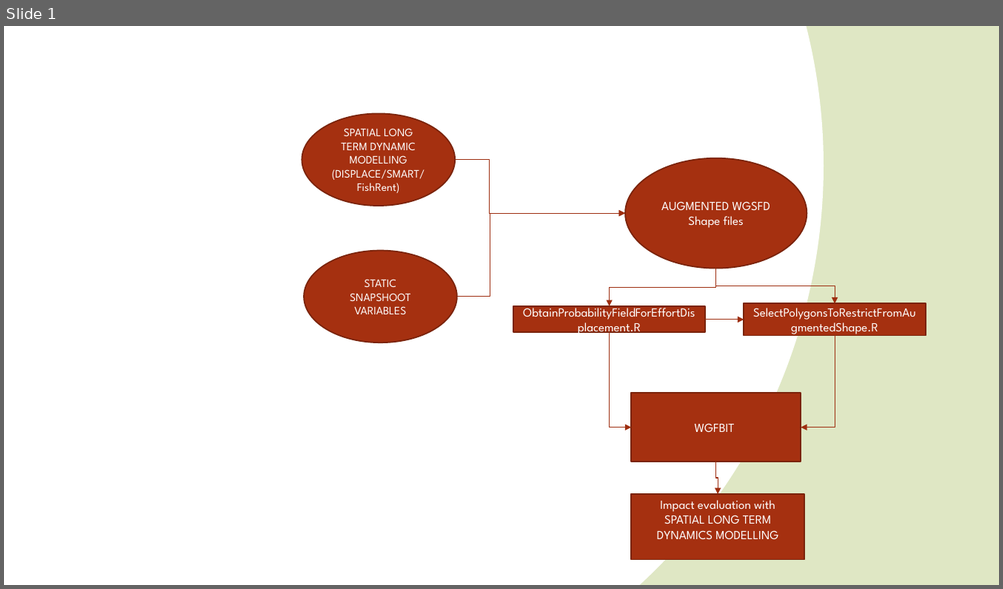
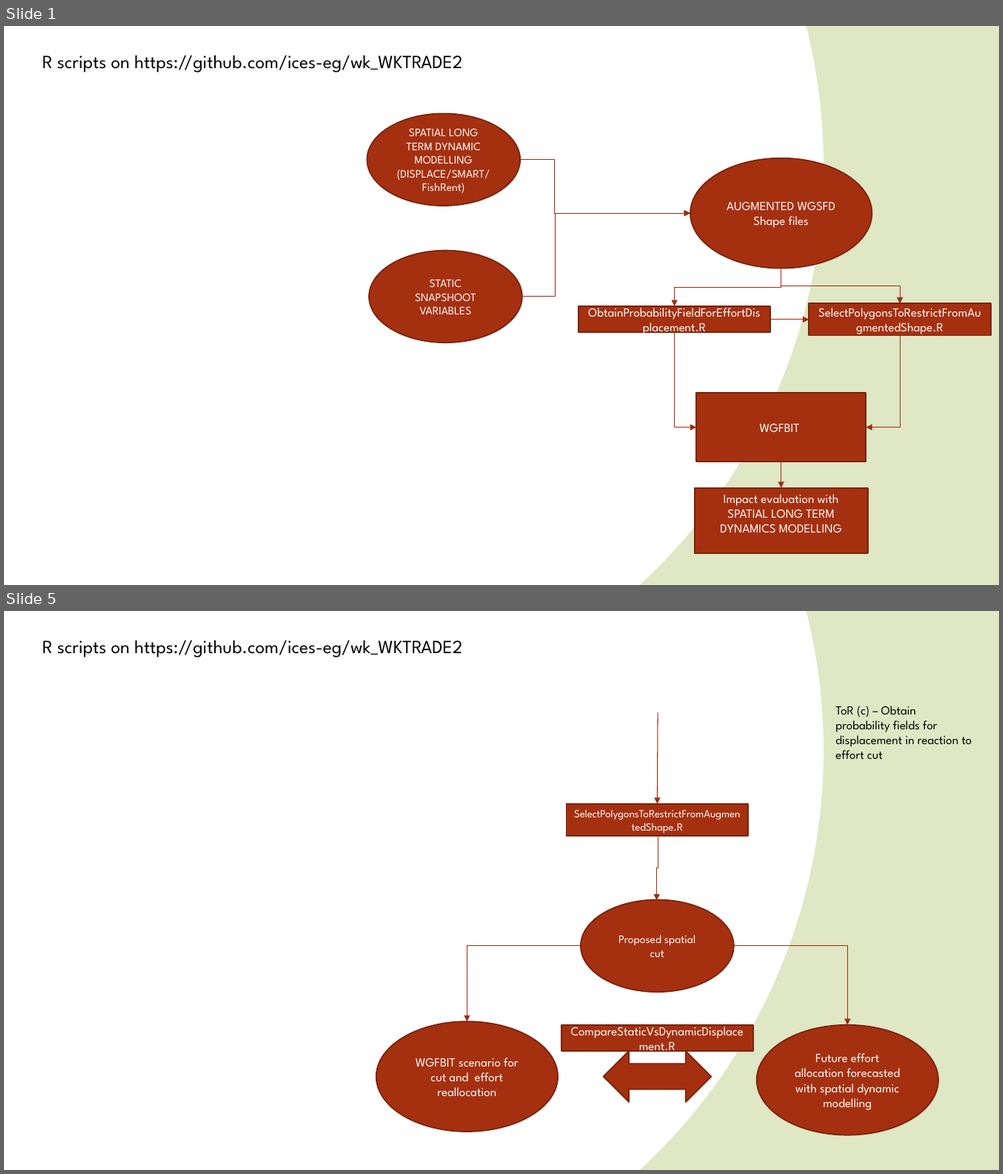
Before and after one commit to ices-eg/wk_WKTRADE2, a slide deck: WKTRADE2_R_workflow.pptx. Shown one above the other, each under a label of ours: slide 1 before the commit, slides 1 and 5 after it; the slides between them are not shown. The pictures are 1003x589 and 1003x1174 pixels, drawn with LibreOffice and Linux fonts; fonts in the diff are those of the drawing. Boxes give left, top, right and bottom in pixels: in the first picture for what was removed or moved away, otherwise in the second. Text is boxed around its words. In the diff, an @@ line names an element or a change of style, - is before the commit and + after.

Commit message:
Adding a comparison for effort displacement based static vs dynamic view

```diff
--- a/WKTRADE2_R_workflow.pptx
+++ b/WKTRADE2_R_workflow.pptx
@@ slide 5 added at (4,611,999,1170), background gradient #FFFFFF to #DFE8C4 @@
@@ text added at (42,640,462,658), 18 pt, text #000000 @@
+R scripts on https://github.com/ices-eg/wk_WKTRADE2
@@ arrow added from (657, 713) to (657, 804), #9E2E0F 0.75 pt @@
@@ text added at (835,706,972,759), 12 pt, text #000000 @@
+ToR (c) – Obtain
+probability fields for displacement in reaction to effort cut
@@ rectangle added at (566,804,748,836), fill #A53010, outline #7A240C 1.25 pt, 10.5 pt, text #FFFFFF @@
+SelectPolygonsToRestrictFromAugmentedShape.R
@@ elbow arrow added from (657, 836) to (657, 900), #9E2E0F 0.75 pt @@
@@ ellipse added at (580,900,734,992), fill #A53010, outline #7A240C 1.25 pt, 11 pt, text #FFFFFF @@
+Proposed spatial cut
@@ elbow arrow added from (580, 946) to (466, 1022), #9E2E0F 0.75 pt @@
@@ elbow arrow added from (734, 946) to (847, 1025), #9E2E0F 0.75 pt @@
@@ ellipse added at (376,1022,558,1133), fill #A53010, outline #7A240C 1.25 pt, 12 pt, text #FFFFFF @@
+WGFBIT scenario for cut and effort reallocation
@@ rectangle added at (561,1025,753,1051), fill #A53010, outline #7A240C 1.25 pt, 12 pt, text #FFFFFF @@
+CompareStaticVsDynamicDisplacement.R
@@ ellipse added at (757,1025,938,1136), fill #A53010, outline #7A240C 1.25 pt, 12 pt, text #FFFFFF @@
+Future effort allocation forecasted with spatial dynamic modelling
@@ left right arrow added at (603,1051,711,1102), fill #A53010, outline #7A240C 1.25 pt @@
@@ slide 1 changed as well @@
@@ text added at (42,55,462,73), 18 pt, text #000000 @@
+R scripts on https://github.com/ices-eg/wk_WKTRADE2
@@ 3 elbow arrows, 1 rectangle: place and size @@
-3 elbow arrows, 1 rectangle at (514,269,743,427)
+3 elbow arrows, 1 rectangle at (578,269,809,427)
@@ 4 elbow arrows, 3 ellipses, 2 rectangles: place and size @@
-4 elbow arrows, 3 ellipses, 2 rectangles at (301,113,925,462)
+4 elbow arrows, 3 ellipses, 2 rectangles at (367,113,991,462)
@@ elbow arrow moved from (716, 462) - (718, 494) to (781, 462) - (781, 488) @@
@@ rectangle "Impact evaluation with SPATIAL LONG ...": place and size @@
-rectangle "Impact evaluation with SPATIAL LONG ..." at (632,494,805,560)
+rectangle "Impact evaluation with SPATIAL LONG ..." at (694,488,868,554)
```
Also in this commit, not shown: 1 other slide changed, 2 other slides added, 17 other files.
